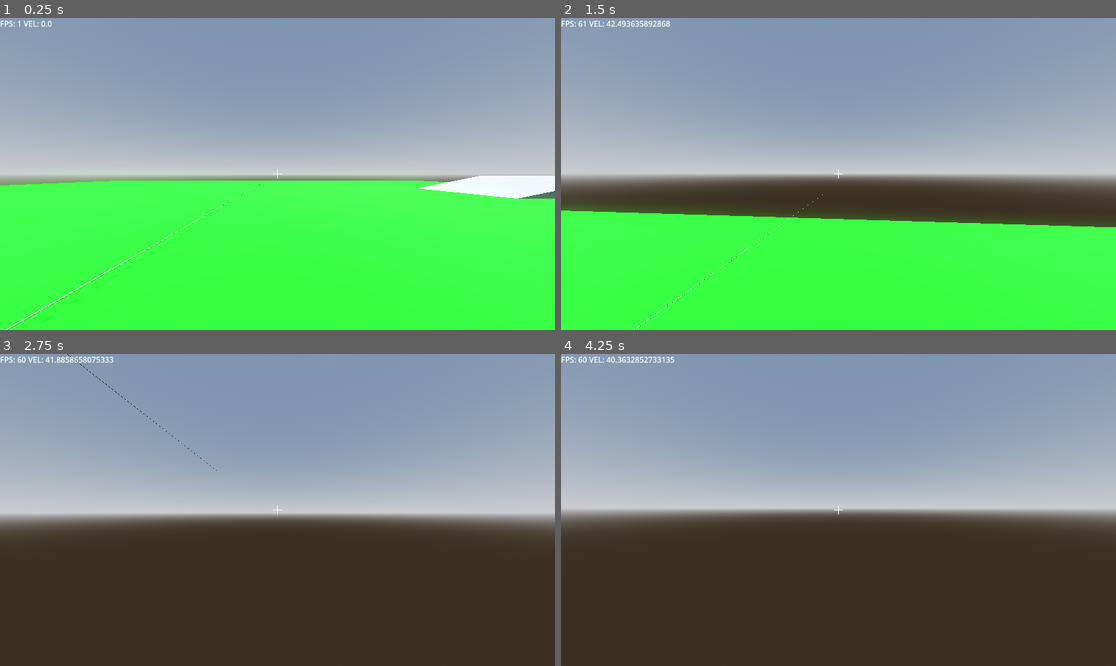
Above: before the commit, frames 1-4 (two rows, left to right).
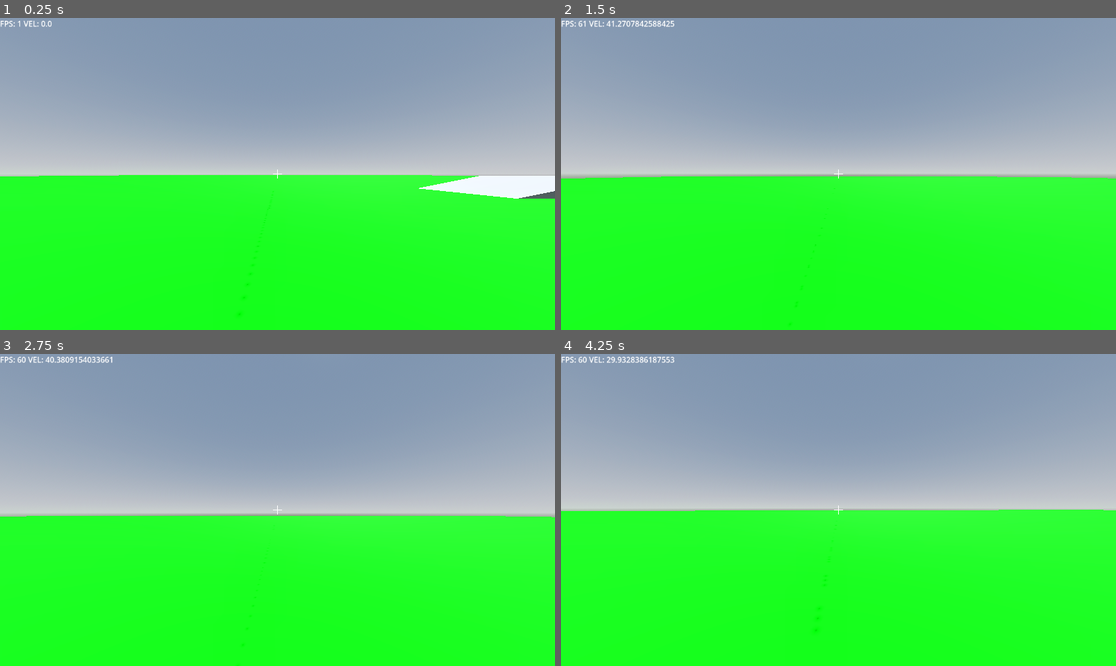
Above: after the commit, the same moments.

Repository: YouthHalo/Fast-Boomer-Shooter
Game: Godot game, scene res://scenes/main_world.tscn
Two runs of this game, one before a commit and one after it. Both use one fixed random seed, a clock stepped at 60 frames per second and the inputs below.
Inputs (mouse positions are in pixels of both pictures, inside the frame that each line leads up to):
- Up to frame 1 (0.25 s): no input
- Up to frame 2 (1.5 s): tap Enter at 0.5 s; move the mouse to (866, 174) at 0.52 s; hold Space (jump) 0.53-1.28 s; hold W (forward) from 0.53 s (still down); tap Shift (dash) at 0.6 s; move the mouse to (810, 174) at 1.27 s; tap Space (jump) at 1.35 s
- Up to frame 3 (2.75 s): keep holding W (forward); tap Space (jump) at 1.52, 1.82 s; tap Shift (dash) at 1.55, 2.1 s; move the mouse to (288, 503) at 2.02 s; hold Space (jump) from 2.03 s (still down)
- Up to frame 4 (4.25 s): keep holding W (forward); move the mouse to (832, 516) at 2.77 s; release Space (jump) at 2.78 s; tap Shift (dash) at 2.85 s; tap Space (jump) at 3.02, 3.32, 3.5 s; move the mouse to (877, 513) at 3.52 s; hold Space (jump) from 3.53 s (still down)

The runs differ from the first frame. In frame 1, 48% of the frame differs, in the area x 0-100%, y 50-100%; in frame 2, 49%; in frame 3, 48%; in frame 4, 50%, in the area x 0-100%, y 0-100%.

Commit message:
Better Airjumps. Trying to work out how to balance Dash

Diff:
--- a/project.godot
+++ b/project.godot
@@ -13,7 +13,7 @@
 config/name="Fast Boomer Shooter"
 run/main_scene="uid://cv72v1nlu10ia"
 config/features=PackedStringArray("4.4", "Mobile")
-config/icon="res://icon.svg"
+config/icon="uid://ev3l80lqjmok"
 
 [display]
 
--- a/scenes/in_game_ui.tscn
+++ b/scenes/in_game_ui.tscn
@@ -1,6 +1,17 @@
-[gd_scene load_steps=2 format=3 uid="uid://cnflbaff401hk"]
+[gd_scene load_steps=3 format=3 uid="uid://cnflbaff401hk"]
 
 [ext_resource type="Script" uid="uid://cb3po5dasouti" path="res://scripts/in_game_ui.gd" id="1_kplmn"]
+
+[sub_resource type="ParticleProcessMaterial" id="ParticleProcessMaterial_kplmn"]
+particle_flag_align_y = true
+particle_flag_disable_z = true
+spread = 180.0
+initial_velocity_min = 5000.0
+initial_velocity_max = 5000.0
+gravity = Vector3(0, 0, 0)
+scale_min = 4.0
+scale_max = 20.0
+turbulence_noise_strength = 20.0
 
 [node name="In-Game UI" type="Control"]
 layout_mode = 3
@@ -47,3 +58,11 @@
 grow_vertical = 2
 
 [node name="GPUParticles2D" type="GPUParticles2D" parent="."]
+position = Vector2(576, 324)
+emitting = false
+amount = 200
+lifetime = 0.2
+one_shot = true
+explosiveness = 1.0
+randomness = 1.0
+process_material = SubResource("ParticleProcessMaterial_kplmn")
--- a/scenes/main_world.tscn
+++ b/scenes/main_world.tscn
@@ -17,6 +17,7 @@
 
 [sub_resource type="StandardMaterial3D" id="StandardMaterial3D_6x5uh"]
 albedo_color = Color(0, 1, 0, 1)
+metallic = 0.5
 
 [sub_resource type="PrismMesh" id="PrismMesh_6x5uh"]
 left_to_right = 1.0
@@ -44,10 +45,18 @@
 shadow_enabled = true
 
 [node name="CSGBox3D" type="CSGBox3D" parent="."]
-transform = Transform3D(10, 0, 0, 0, 0.333, 0, 0, 0, 10, 0, 0, 0)
+transform = Transform3D(10, 0, 0, 0, 0.333, 0, 0, 0, 10, 0, -1, 0)
 use_collision = true
-size = Vector3(10, 3, 10)
+size = Vector3(50, 9, 50)
 material = SubResource("StandardMaterial3D_6x5uh")
+
+[node name="CSGBox3D" type="CSGBox3D" parent="CSGBox3D"]
+transform = Transform3D(1, 0, 0, 0, 1, 0, 0, 0, 1, -4.17751, 69.5511, -1.06134)
+size = Vector3(3.8042, 140.102, 0.458984)
+
+[node name="CSGBox3D2" type="CSGBox3D" parent="CSGBox3D"]
+transform = Transform3D(1, 0, 0, 0, 1, 0, 0, 0, 1, -4.17751, 69.5511, 0.289827)
+size = Vector3(3.8042, 140.102, 0.299683)
 
 [node name="Player" parent="." instance=ExtResource("1_6x5uh")]
 transform = Transform3D(1, 0, 0, 0, 1, 0, 0, 0, 1, 3.50249, 2.66622, 0)
--- a/scenes/player.tscn
+++ b/scenes/player.tscn
@@ -25,12 +25,10 @@
 fov = 90.0
 
 [node name="RayCast3D" type="RayCast3D" parent="Camera3D"]
-exclude_parent = false
 target_position = Vector3(0, 0, -100)
 
 [node name="MeshInstance3D" type="MeshInstance3D" parent="Camera3D/RayCast3D"]
-transform = Transform3D(1, 0, 0, 0, -4.37114e-08, -1, 0, 1, -4.37114e-08, 0, 0.7, -50)
-top_level = true
+transform = Transform3D(1, 0, 0, 0, -4.37114e-08, -1, 0, 1, -4.37114e-08, 0, 0, -50)
 mesh = SubResource("CylinderMesh_g2els")
 
 [node name="In-Game UI" parent="." instance=ExtResource("2_g2els")]
--- a/scripts/in_game_ui.gd
+++ b/scripts/in_game_ui.gd
@@ -1,5 +1,6 @@
 extends Control
 @onready var fps_label = $RichTextLabel
+@onready var dash_particles = $GPUParticles2D
 @onready var player = $".."
 
 func _process(_delta):
@@ -7,3 +8,6 @@
 		fps_label.text = "FPS: %d VEL: %s" % [Engine.get_frames_per_second(), str(abs(player.velocity.x) + abs(player.velocity.z))]
 	else:
 		fps_label.text = "FPS: %d VEL: N/A" % Engine.get_frames_per_second()
+
+	if Input.is_action_just_pressed("dash") and player.dash_timer <= 0.0:
+		dash_particles.emitting = true
--- a/scripts/player.gd
+++ b/scripts/player.gd
@@ -13,6 +13,7 @@
 const DASH_SPEED = 50.0
 const DASH_TIME = 0.6
 var dash_timer = 0.0
+@export var dash_delay = 5.0
 var dash_velocity = Vector3.ZERO
 
 var touching_wall = false
@@ -29,6 +30,11 @@
 
 var gravity = ProjectSettings.get_setting("physics/3d/default_gravity") * 2
 var slow_factor = 0.0
+
+var input_dir
+var direction
+
+
 
 func _ready():
 	Input.mouse_mode = Input.MOUSE_MODE_CAPTURED
@@ -64,8 +70,11 @@
 			if touching_wall:
 				var wall_normal = get_wall_normal()
 				velocity = wall_normal * JUMP_VELOCITY * 2
-			velocity.y = JUMP_VELOCITY * 0.85
-			air_jumps -= 1
+				velocity.y = JUMP_VELOCITY #*0.85
+			else:
+				velocity = velocity + direction * 10
+				velocity.y = JUMP_VELOCITY * 0.85
+				air_jumps -= 1
 		elif is_on_floor():
 			velocity.y = JUMP_VELOCITY
 
@@ -73,8 +82,10 @@
 	if Input.is_action_pressed("jump") and is_on_floor():
 		velocity.y = JUMP_VELOCITY
 
-	var input_dir = Input.get_vector("left", "right", "forward", "backward")
-	var direction = (transform.basis * Vector3(input_dir.x, 0, input_dir.y)).normalized()
+	input_dir = Input.get_vector("left", "right", "forward", "backward")
+	direction = (transform.basis * Vector3(input_dir.x, 0, input_dir.y)).normalized()
+
+ ##Something regarding the movement system is messing up and making the player shimmy. need to fix
 
 	if Input.is_action_just_pressed("dash") and dash_timer <= 0.0:
 		var dash_dir = direction
Not shown, changed: export_presets.cfg
